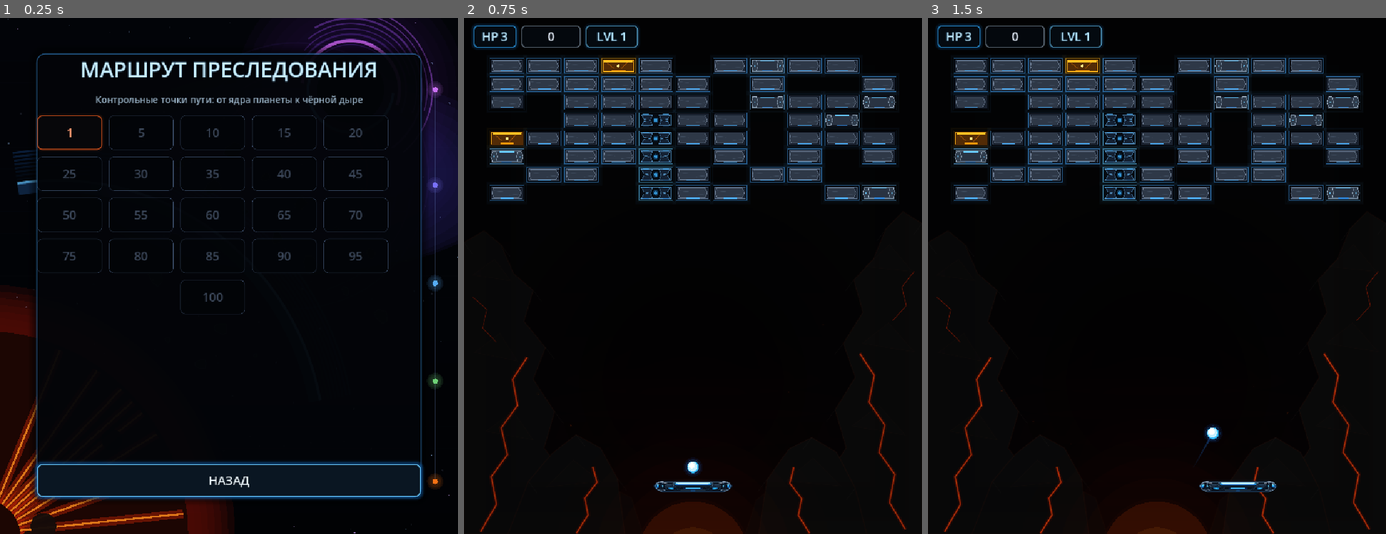
Above: before the commit, frames 1-3 (left to right).
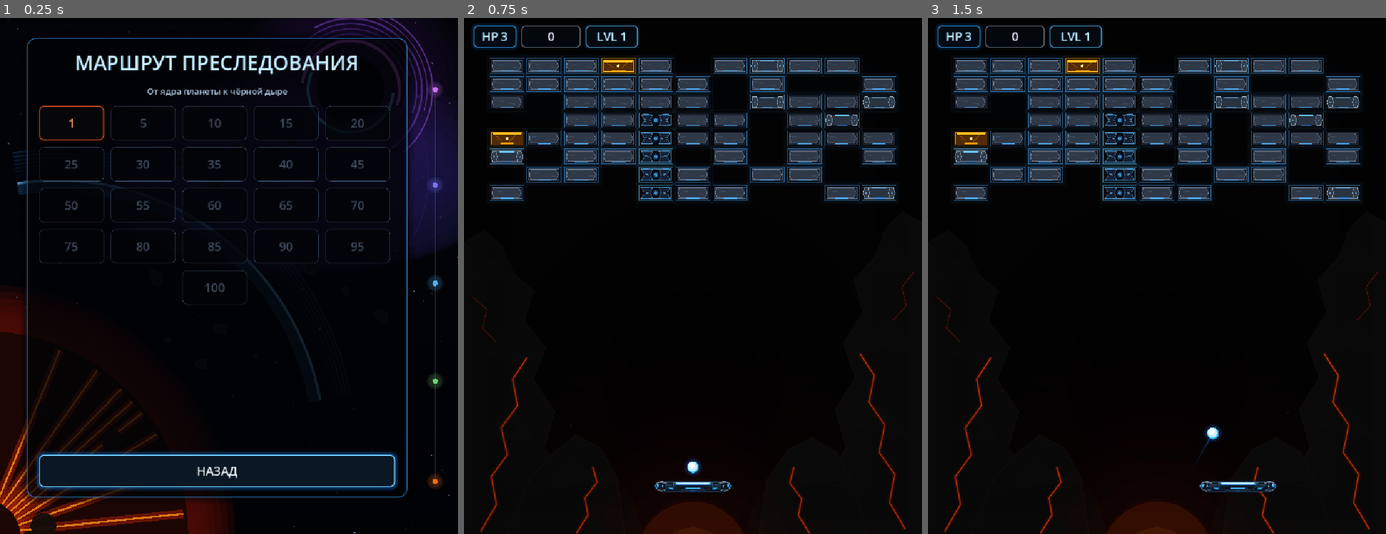
Above: after the commit, the same moments.

Repository: Ardarik421/arkanoid
Game: Godot game, scene res://scenes/level_select.tscn
Same seed, same stepped clock (60 frames per second), same inputs: the game is played once before the commit and once after it. This scene is started directly instead of the project's main scene.
Inputs (mouse positions are in pixels of both pictures, inside the frame that each line leads up to):
- Up to frame 1 (0.25 s): no input
- Up to frame 2 (0.75 s): click "1" at 0.5 s
- Up to frame 3 (1.5 s): tap Enter at 1.25 s; move the mouse to (1257, 250) at 1.27 s; hold D (move_right) from 1.28 s (still down); tap Space (launch_ball) at 1.35 s

The runs differ from the first frame. In frame 1, 13% of the frame differs, in the area x 4-94%, y 3-94%; in frame 2, nothing differs; in frame 3, nothing differs.

Commit message:
Открыл космический фон меню выбора уровней

Diff:
--- a/scenes/level_select.tscn
+++ b/scenes/level_select.tscn
@@ -4,54 +4,58 @@
 [ext_resource type="Script" path="res://scenes/level_select_background.gd" id="2_background"]
 
 [sub_resource type="StyleBoxFlat" id="StyleBox_panel"]
-bg_color = Color(0.012, 0.02, 0.034, 0.88)
+content_margin_left = 26.0
+content_margin_top = 22.0
+content_margin_right = 26.0
+content_margin_bottom = 22.0
+bg_color = Color(0.006, 0.014, 0.028, 0.54)
 border_width_left = 2
 border_width_top = 2
 border_width_right = 2
 border_width_bottom = 2
-border_color = Color(0.22, 0.56, 0.86, 0.55)
+border_color = Color(0.2, 0.58, 0.92, 0.7)
 corner_radius_top_left = 18
 corner_radius_top_right = 18
 corner_radius_bottom_right = 18
 corner_radius_bottom_left = 18
-shadow_color = Color(0, 0, 0, 0.6)
-shadow_size = 18
+shadow_color = Color(0, 0, 0, 0.54)
+shadow_size = 16
 
 [sub_resource type="StyleBoxFlat" id="StyleBox_back"]
-bg_color = Color(0.025, 0.045, 0.07, 0.96)
+bg_color = Color(0.018, 0.04, 0.068, 0.9)
 border_width_left = 2
 border_width_top = 2
 border_width_right = 2
 border_width_bottom = 2
-border_color = Color(0.28, 0.68, 1, 0.72)
+border_color = Color(0.28, 0.68, 1, 0.78)
 corner_radius_top_left = 10
 corner_radius_top_right = 10
 corner_radius_bottom_right = 10
 corner_radius_bottom_left = 10
-shadow_color = Color(0.06, 0.35, 0.65, 0.22)
+shadow_color = Color(0.06, 0.35, 0.65, 0.24)
 shadow_size = 7
 
 [sub_resource type="StyleBoxFlat" id="StyleBox_back_hover"]
-bg_color = Color(0.04, 0.085, 0.13, 0.98)
+bg_color = Color(0.04, 0.085, 0.13, 0.96)
 border_width_left = 2
 border_width_top = 2
 border_width_right = 2
 border_width_bottom = 2
-border_color = Color(0.45, 0.82, 1, 0.95)
+border_color = Color(0.45, 0.82, 1, 0.98)
 corner_radius_top_left = 10
 corner_radius_top_right = 10
 corner_radius_bottom_right = 10
 corner_radius_bottom_left = 10
-shadow_color = Color(0.08, 0.5, 0.9, 0.34)
+shadow_color = Color(0.08, 0.5, 0.9, 0.36)
 shadow_size = 9
 
 [sub_resource type="StyleBoxFlat" id="StyleBox_back_pressed"]
-bg_color = Color(0.018, 0.035, 0.055, 1)
+bg_color = Color(0.012, 0.03, 0.052, 0.98)
 border_width_left = 2
 border_width_top = 2
 border_width_right = 2
 border_width_bottom = 2
-border_color = Color(0.2, 0.54, 0.82, 0.9)
+border_color = Color(0.2, 0.54, 0.82, 0.92)
 corner_radius_top_left = 10
 corner_radius_top_right = 10
 corner_radius_bottom_right = 10
@@ -78,30 +82,30 @@
 
 [node name="Panel" type="PanelContainer" parent="."]
 layout_mode = 0
-offset_left = 76.0
-offset_top = 74.0
-offset_right = 884.0
+offset_left = 56.0
+offset_top = 42.0
+offset_right = 854.0
 offset_bottom = 1004.0
 theme_override_styles/panel = SubResource("StyleBox_panel")
 
 [node name="Content" type="VBoxContainer" parent="Panel"]
 layout_mode = 2
-theme_override_constants/separation = 20
+theme_override_constants/separation = 18
 
 [node name="Title" type="Label" parent="Panel/Content"]
 layout_mode = 2
 theme_override_colors/font_color = Color(0.78, 0.93, 1, 1)
 theme_override_colors/font_outline_color = Color(0.025, 0.12, 0.2, 1)
 theme_override_constants/outline_size = 4
-theme_override_font_sizes/font_size = 44
+theme_override_font_sizes/font_size = 42
 text = "МАРШРУТ ПРЕСЛЕДОВАНИЯ"
 horizontal_alignment = 1
 
 [node name="Info" type="Label" parent="Panel/Content"]
 layout_mode = 2
-theme_override_colors/font_color = Color(0.62, 0.72, 0.8, 1)
-theme_override_font_sizes/font_size = 19
-text = "Контрольные точки пути: от ядра планеты к чёрной дыре"
+theme_override_colors/font_color = Color(0.68, 0.8, 0.9, 1)
+theme_override_font_sizes/font_size = 18
+text = "От ядра планеты к чёрной дыре"
 horizontal_alignment = 1
 
 [node name="LevelGrid" type="GridContainer" parent="Panel/Content"]
